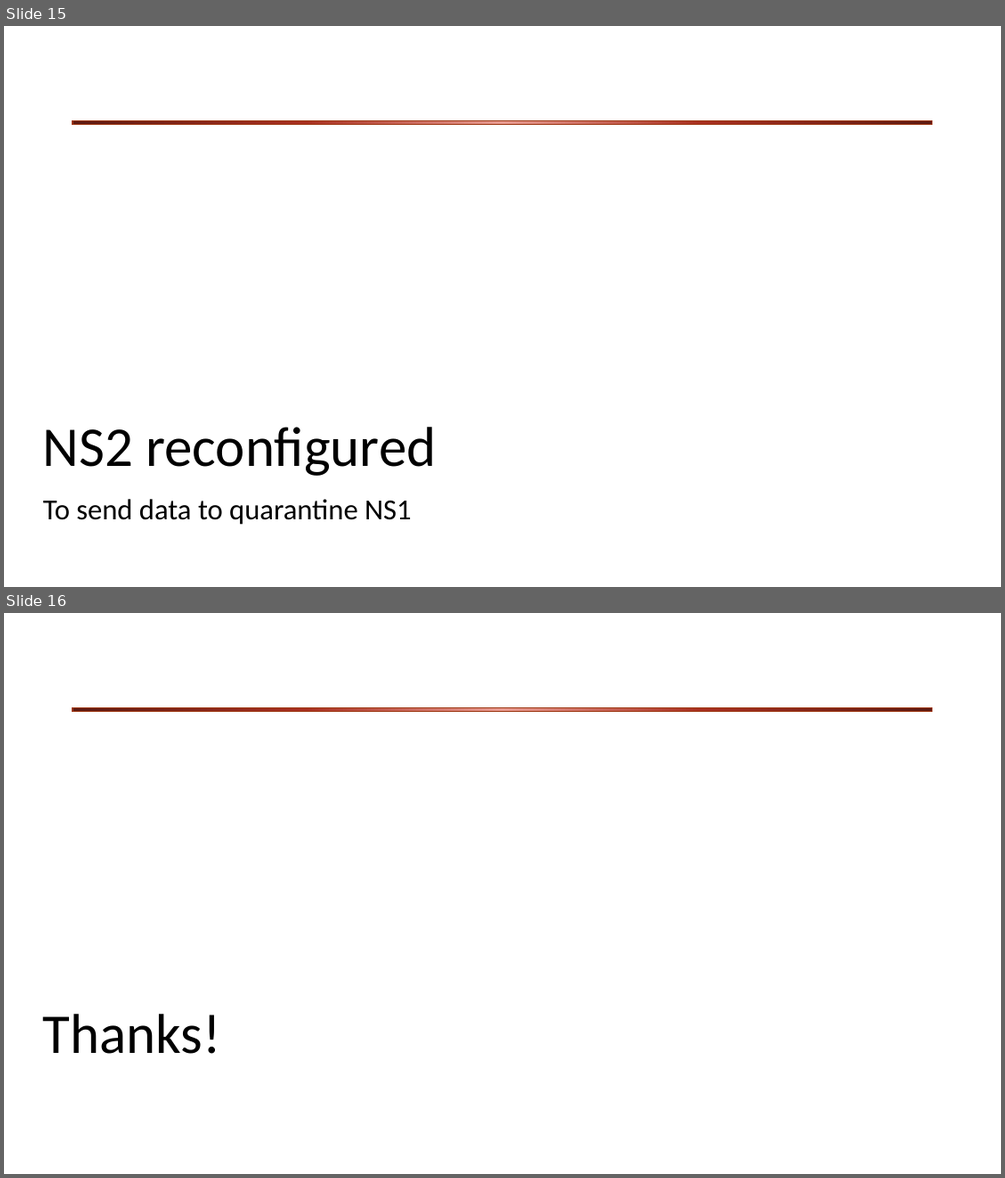
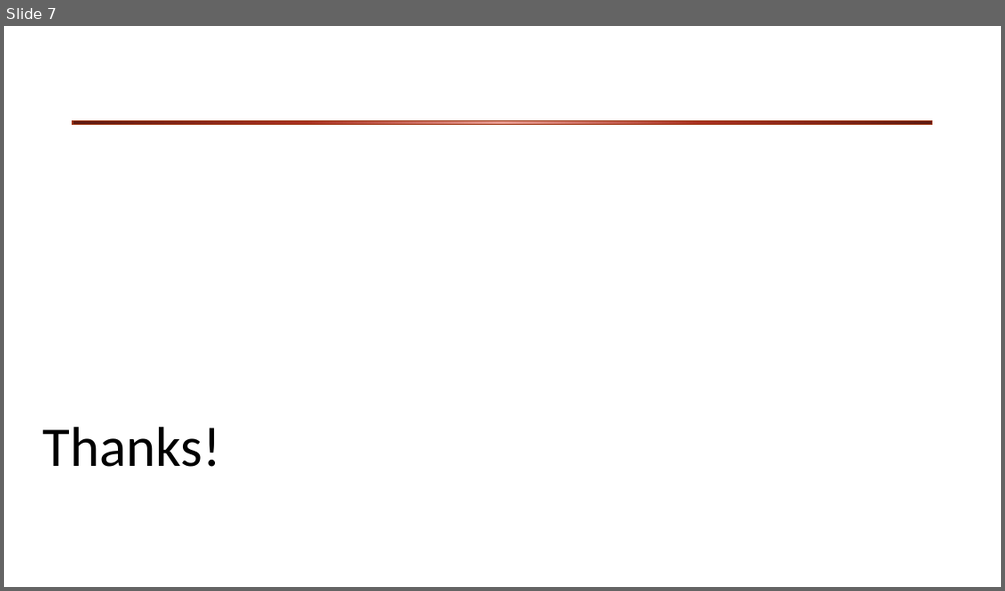
Before and after one commit to sonata-nfv/tng-industrial-pilot, a slide deck: doc/review-slides/uc2-review.pptx. Shown one above the other, each under a label of ours: slides 15 and 16 before the commit, slide 7 after it. The pictures are 1005x1178 and 1005x591 pixels, drawn with LibreOffice and Linux fonts; fonts in the diff are those of the drawing; background and template pictures are left out. Boxes give left, top, right and bottom in pixels: in the first picture for what was removed or moved away, otherwise in the second. Text is boxed around its words. In the diff, an @@ line names an element or a change of style, - is before the commit and + after.

```diff
--- a/doc/review-slides/uc2-review.pptx
+++ b/doc/review-slides/uc2-review.pptx
@@ slide 15 removed at [4, 26, 1001, 587], background #FFFFFF; not listed: 1 template element that a slide beside it also shows @@
@@ title removed at [43, 426, 436, 475] @@
-NS2 reconfigured
@@ subtitle removed at [43, 499, 412, 524] @@
-To send data to quarantine NS1
@@ what was slide 16 is now slide 7 @@
```
Also in this commit, not shown: 3 slides changed, 2 slides added, 10 other slides removed, 1 other file.
